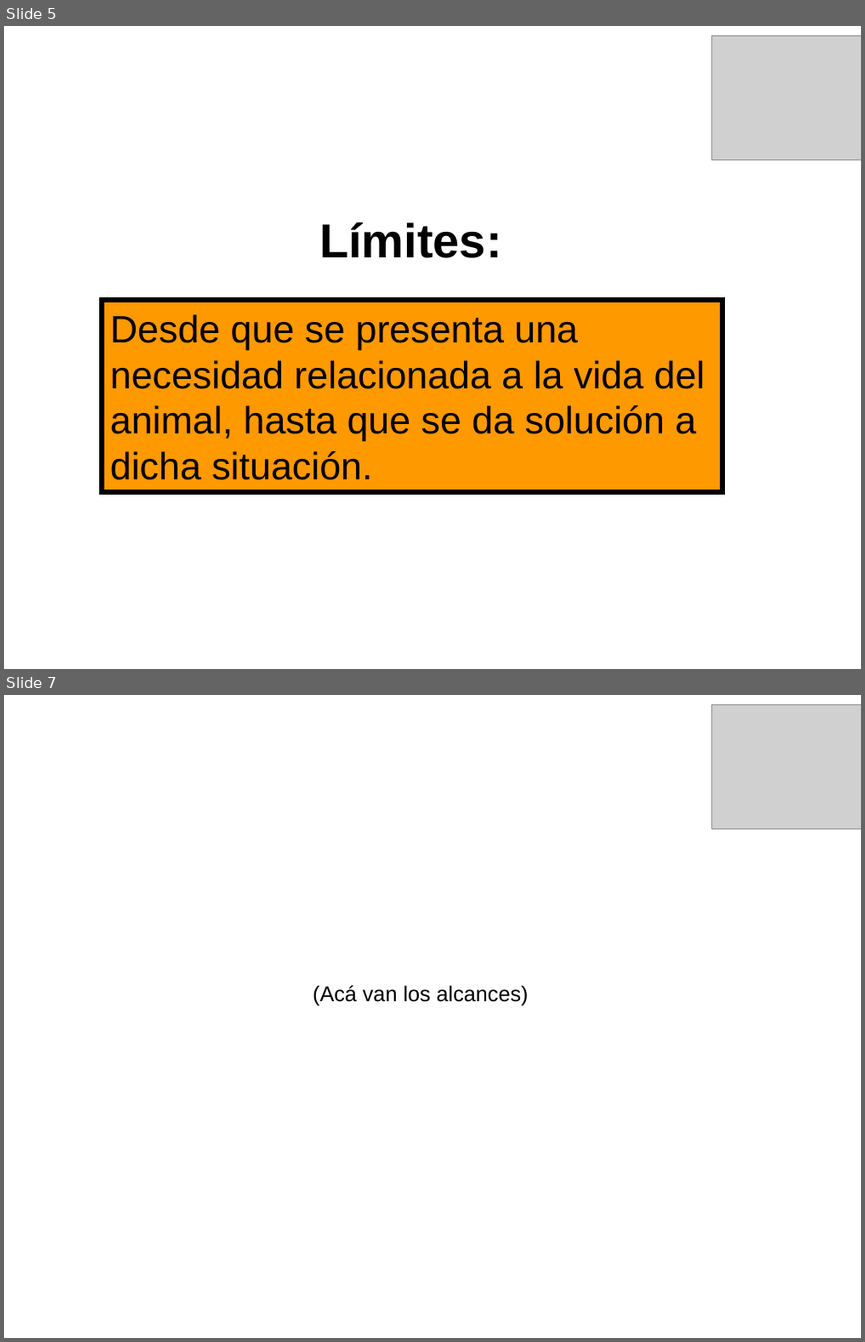
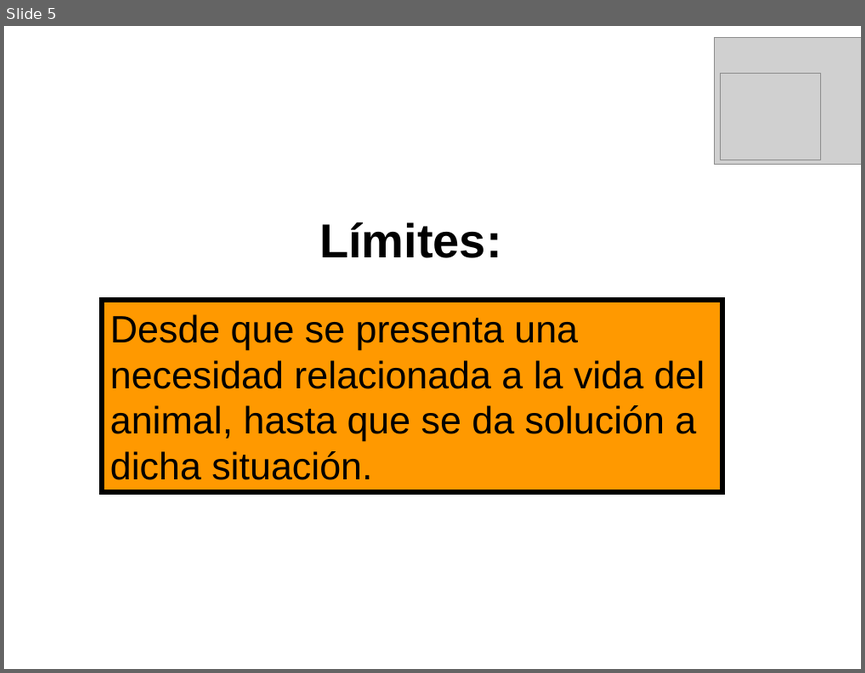
Before and after one commit to mauricioprado00/salud-mascotas, a slide deck: Producto/04-It_I/Presentación Primera Iteración.pps. Shown one above the other, each under a label of ours: slides 5 and 7 before the commit, slide 5 after it; the slides between them are not shown. The pictures are 865x1342 and 865x673 pixels, drawn with LibreOffice and Linux fonts; fonts in the diff are those of the drawing; grey boxes stand for pictures; background and template pictures are left out. Boxes give left, top, right and bottom in pixels: in the first picture for what was removed or moved away, otherwise in the second. Text is boxed around its words. In the diff, an @@ line names an element or a change of style, - is before the commit and + after.

```diff
--- a/Producto/04-It_I/Presentación Primera Iteración.pps
+++ b/Producto/04-It_I/Presentación Primera Iteración.pps
@@ slide 7 removed at (4, 695, 861, 1338), background picture (left out) @@
@@ picture removed at (712, 705, 861, 828) @@
@@ text removed at (313, 985, 528, 1006) @@
-(Acá van los alcances)
@@ slide 5 changed as well @@
@@ picture: place and size @@
-picture at (712, 36, 861, 159)
+picture at (715, 37, 861, 164)
@@ picture added at (721, 73, 821, 159) @@
```
Also in this commit, not shown: 6 other slides changed, 4 slides added, 2 other slides removed.
